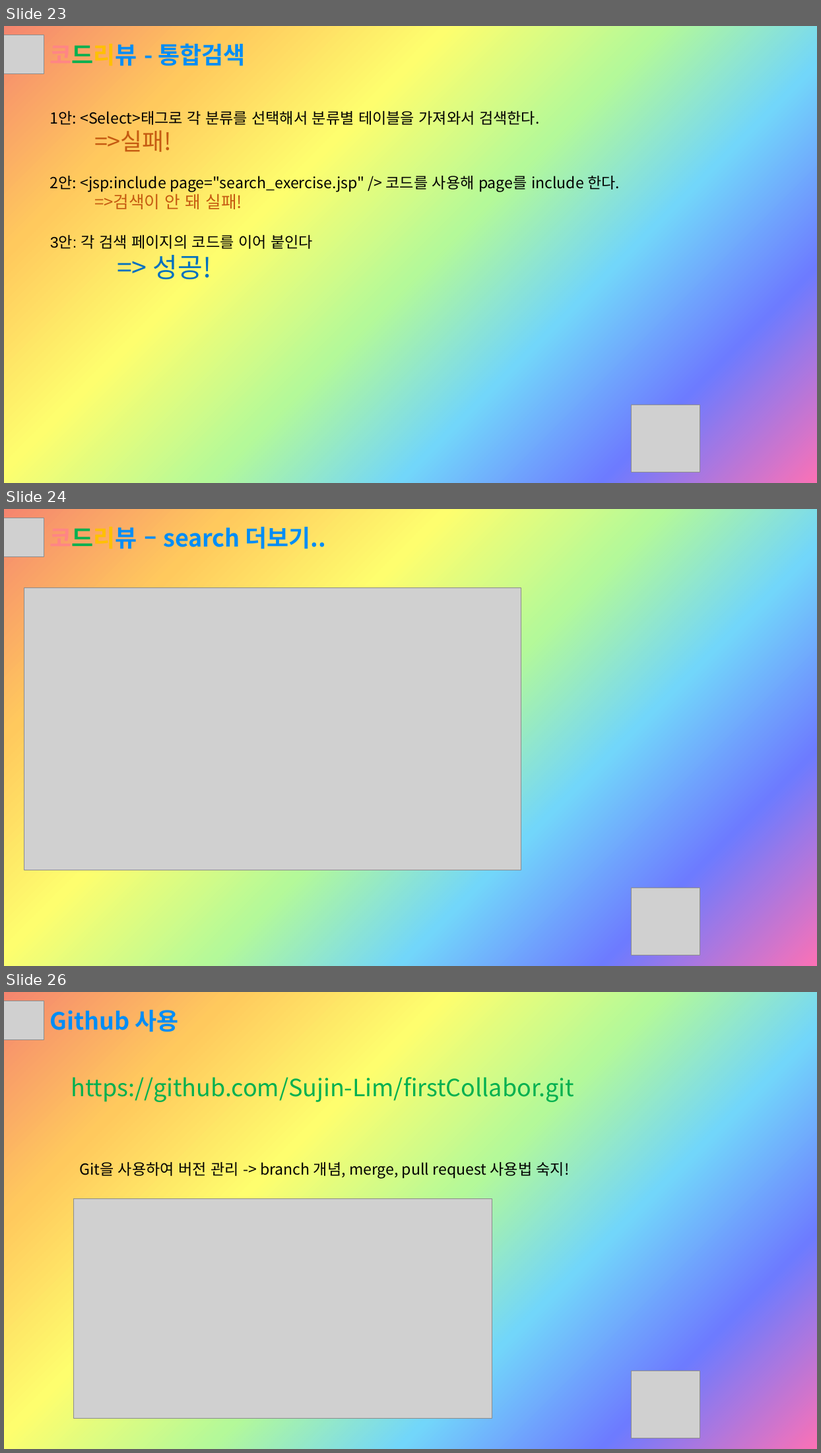
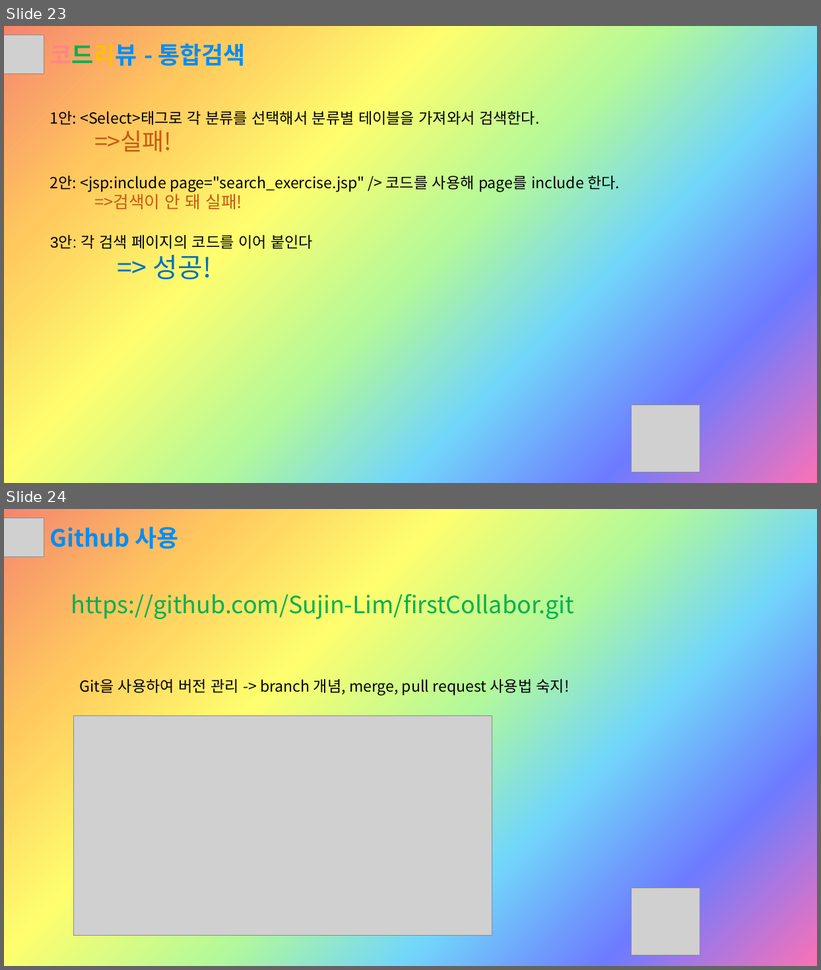
Before and after one commit to Sujin-Lim/DB-Project2, a slide deck: Button.pptx. Shown one above the other, each under a label of ours: slides 23, 24 and 26 before the commit, slides 23 and 24 after it; the slides between them are not shown. The pictures are 821x1453 and 821x970 pixels, drawn with LibreOffice and Linux fonts; fonts in the diff are those of the drawing; grey boxes stand for pictures. Boxes give left, top, right and bottom in pixels: in the first picture for what was removed or moved away, otherwise in the second. Text is boxed around its words. In the diff, an @@ line names an element or a change of style, - is before the commit and + after.

```diff
--- a/Button.pptx
+++ b/Button.pptx
@@ slide 24 removed at <box>4,509,817,966</box>, background gradient #F5856F to #FFC95D to #FEFE6E to #B4F999 to #72D6FA to #6D7BFF to #FB71B6 @@
@@ picture removed at <box>4,518,44,557</box> @@
@@ text removed at <box>50,527,326,549</box> @@
-코드리뷰 – search 더보기..
@@ picture removed at <box>24,588,521,870</box> @@
@@ picture removed at <box>632,889,700,956</box> @@
@@ what was slide 26 is now slide 24 @@
```
Also in this commit, not shown: 3 slides changed, 1 other slide removed.
